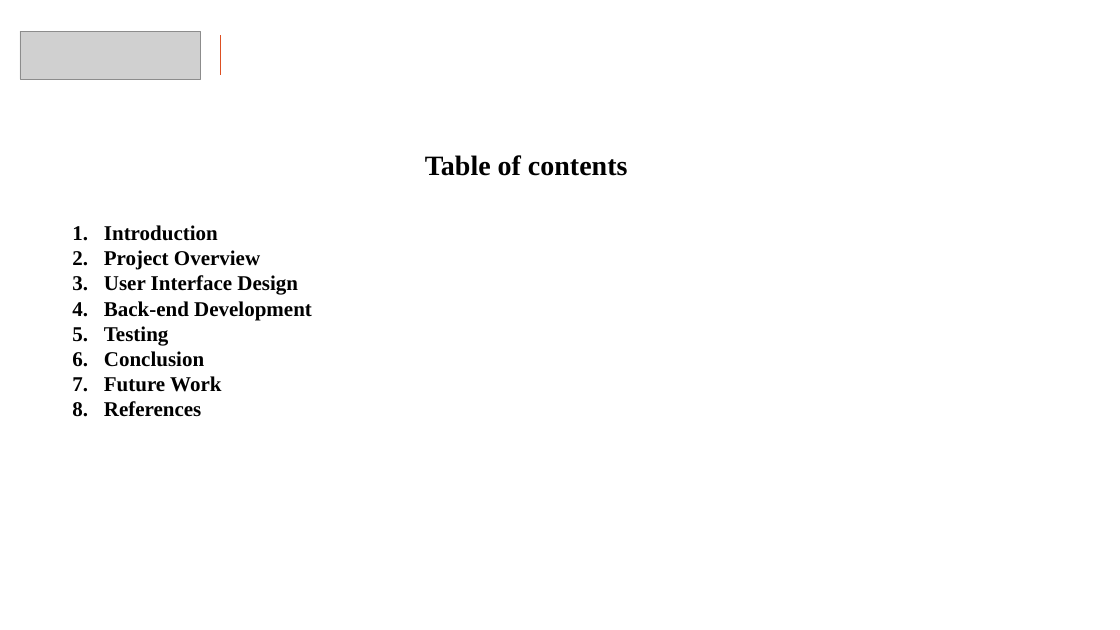
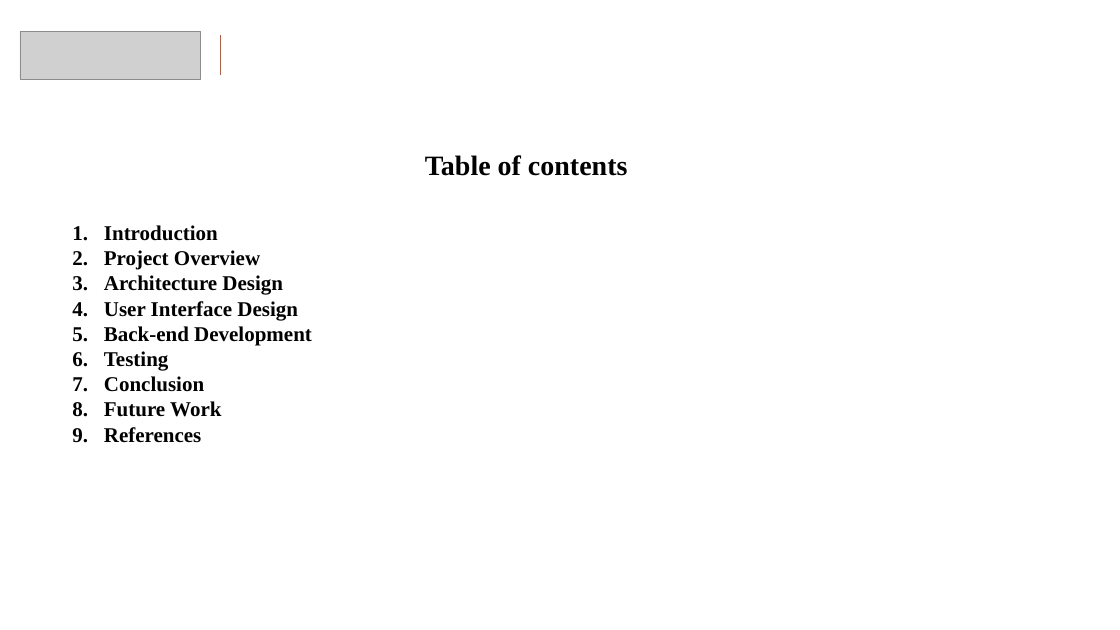
Before and after one commit to pranaygadhave/CAPSTONE, a slide deck: slide 2 of Capstone.pptx. Drawn at 1120x630 pixels with LibreOffice and Linux fonts; fonts in the diff are those of the drawing; grey boxes stand for pictures; background and template pictures are left out. Boxes give left, top, right and bottom in pixels: in the first picture for what was removed or moved away, otherwise in the second. Text is boxed around its words. In the diff, an @@ line names an element or a change of style, - is before the commit and + after.

```diff
--- a/Capstone.pptx
+++ b/Capstone.pptx
@@ text at bbox=[104, 275, 283, 295]: paragraph added @@
+3. Architecture Design
```
Also in this commit, not shown: 2 other slides changed, 1 slide removed.
